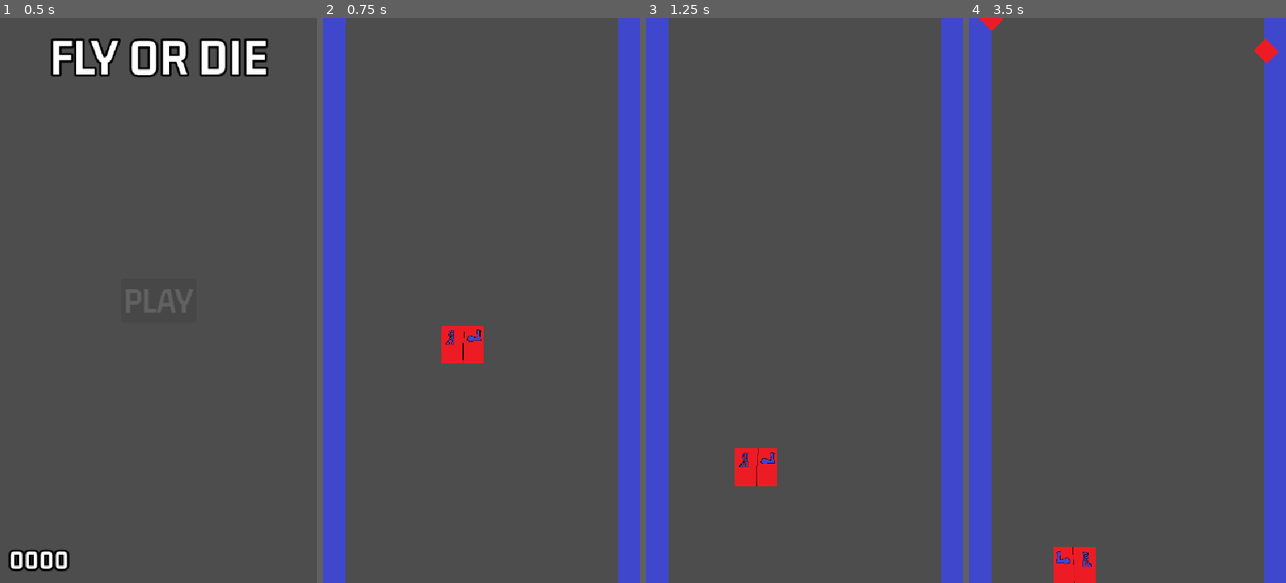
Above: before the commit, frames 1-4 (left to right).
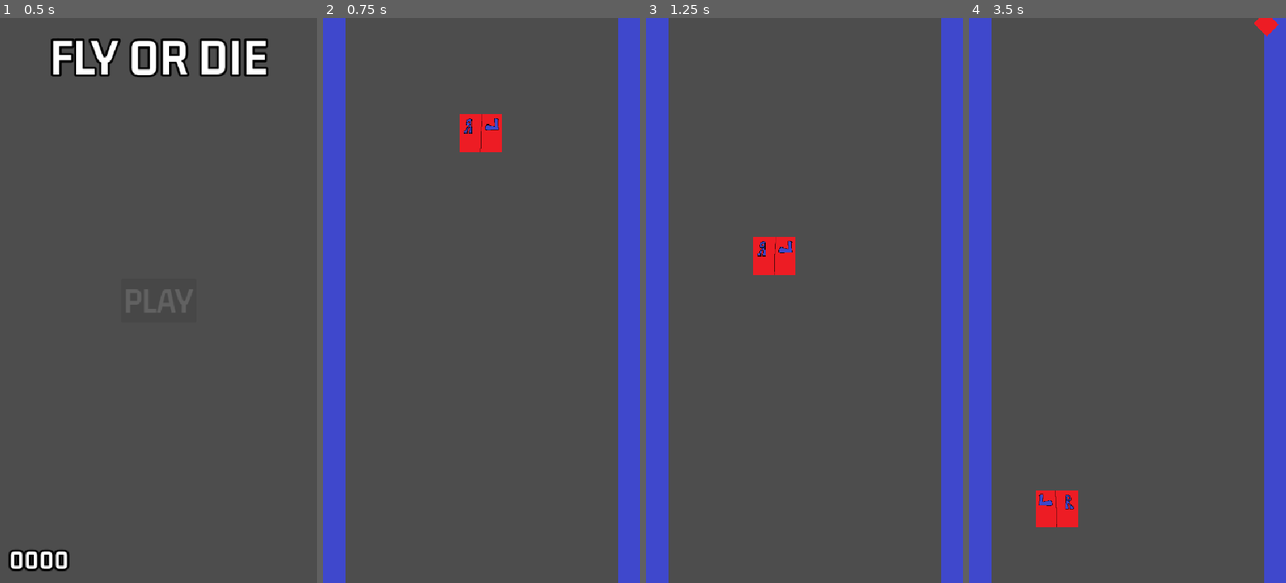
Above: after the commit, the same moments.

Repository: atknony/fly_or_die
Game: Godot game, scene res://Scenes/main_menu.tscn
The game is run twice, just before and just after one commit, with the same random seed, the same clock (stepped at 60 frames per second) and the same inputs.
Inputs (mouse positions are in pixels of both pictures, inside the frame that each line leads up to):
- Up to frame 1 (0.5 s): no input
- Up to frame 2 (0.75 s): click "PLAY" at 0.5 s
- Up to frame 3 (1.25 s): no input
- Up to frame 4 (3.5 s): move the mouse to (1197, 272) at 1.27 s; click (1197, 272) at 1.52 s; move the mouse to (1064, 328) at 2.02 s; click (1064, 328) at 2.27 s; move the mouse to (1159, 176) at 2.77 s

Frame 1 is identical in both runs. In frame 2, 1.8% of the frame differs, in the area x 37-57%, y 17-62%; in frame 3, 1.8%; in frame 4, 2.1%, in the area x 3-98%, y 0-100%.

Commit message:
çok zor oldju oyun

Diff:
--- a/Scenes/game.tscn
+++ b/Scenes/game.tscn
@@ -36,12 +36,12 @@
 shape = SubResource("RectangleShape2D_wrm1d")
 
 [node name="Player" parent="." instance=ExtResource("3_3dryh")]
-position = Vector2(251, 539)
+position = Vector2(281, 180)
 
 [node name="Spawner" type="Node" parent="."]
 
 [node name="leftupper" type="Marker2D" parent="Spawner"]
-position = Vector2(0, -130)
+position = Vector2(0, -160)
 
 [node name="leftlower" type="Marker2D" parent="Spawner"]
 position = Vector2(0, -40)
--- a/Scripts/spike.gd
+++ b/Scripts/spike.gd
@@ -1,6 +1,6 @@
 extends Area2D
 
-var SPEED: float = 125.0
+var SPEED: float = 80
 const ACCELERATION: float = 50.0
 const OFF_SCREEN: float = 1000.0
 
